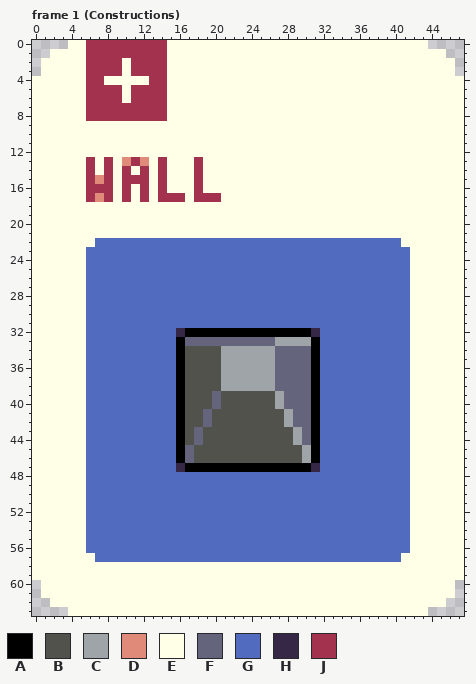
A pixel-art file gets an edit: .project/art/cards.aseprite. The picture above was drawn from the file before the commit.
48x64 pixels, 8 frames. Shown: frame 1 (Constructions). The commit also changed other frames, which this record leaves out.
Palette (. is transparent): A #000000  B #52524c  C #9ea4a7  D #e08b79  E #fffee7  F #64647c  G #516cbf  H #362747  J #a2324e
Once edited:
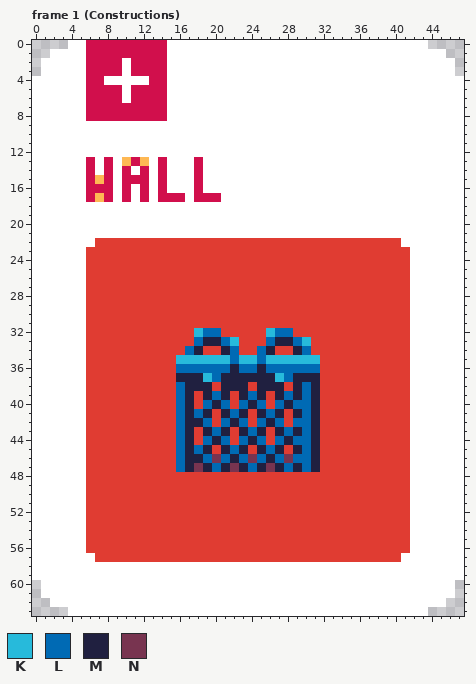
Colours new in this view: K #27badb  L #006ab4  M #202040  N #783450
What changed:
colour D: #e08b79 -> #feb854
colour E: #fffee7 -> #ffffff
colour G: #516cbf -> #e03c32
colour J: #a2324e -> #d10f4c
Frame 1 (Constructions), layer "Layer 3":
y 32: x 16..31 HAAAAAAAAAAAAAAH -> GGKLLGGGGGKLLGGG
y 33: x 16..31 AFFFFFFFFFFCCCCA -> GGLMMLKGGGLMMLKG
y 34: x 16..31 ABBBBCCCCCCFFFFA -> GLMGGMLGGLMGGMLG
y 35: x 16..31 ABBBBCCCCCCFFFFA -> KKKKKKLKKLKKKKKK
y 36: x 16..31 ABBBBCCCCCCFFFFA -> LLLLLLMLLMLLLLLL
y 37: x 16..31 ABBBBCCCCCCFFFFA -> MMMKLMMMMMMKLMMM
y 38: x 16..31 ABBBBCCCCCCFFFFA -> LMMMGMMMGMMMGMLM
y 39: x 16..31 ABBBFBBBBBBCFFFA -> LMGMLMGMLMGMLMLM
y 40: x 16..31 ABBBFBBBBBBCFFFA -> LMGLMLGLMLGLMLLM
y 41: x 16..31 ABBFBBBBBBBBCFFA -> LMLMGMLMGMLMGMLM
y 42: x 16..31 ABBFBBBBBBBBCFFA -> LMMLGLMLGLMLGLLM
y 43: x 16..31 ABFBBBBBBBBBBCFA -> LMGMLMGMLMGMLMLM
y 44: x 16..31 ABFBBBBBBBBBBCFA -> LMGLMLGLMLGLMLLM
y 45: x 16..31 AFBBBBBBBBBBBBCA -> LMLMGMLMGMLMGMLM
y 46: x 16..31 AFBBBBBBBBBBBBCA -> LMMLNLMLNLMLNLLM
y 47: x 16..31 HAAAAAAAAAAAAAAH -> LMNMLMNMLMNMLMLM
Boxes around the changes in both pictures, in picture pixels (x1, y1, x2, y2):
changed: (32, 40, 464, 616)
